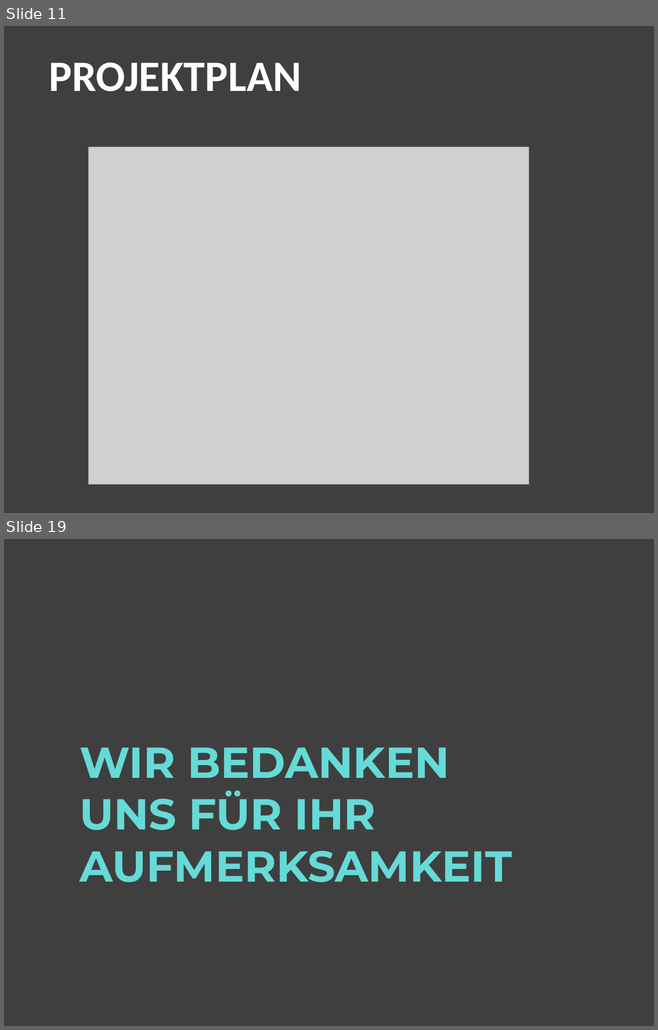
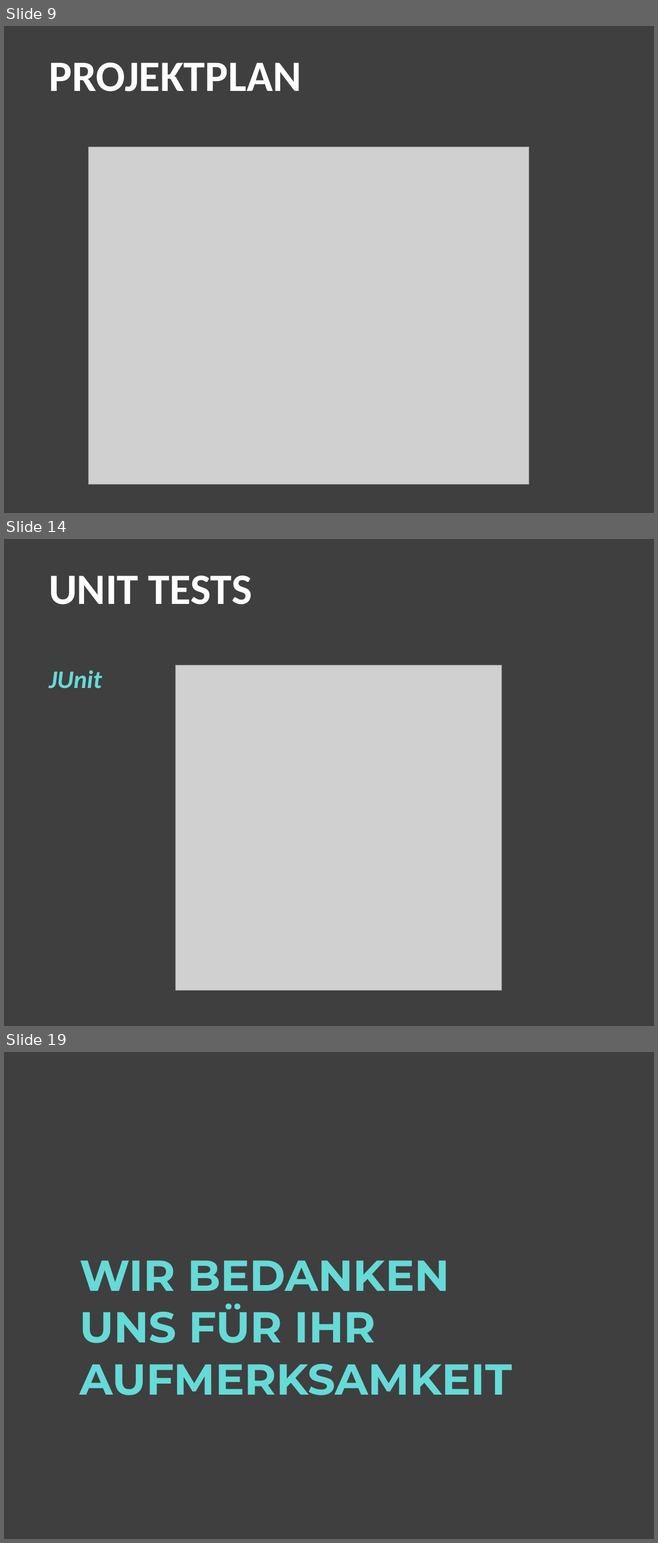
Before and after one commit to jeanin92/DieVerrueckteSightseeingtour, a slide deck: Presentation/abschlusspraesentation.pptx. Shown one above the other, each under a label of ours: slides 11 and 19 before the commit, slides 9, 14 and 19 after it; the slides between them are not shown. The pictures are 658x1030 and 658x1543 pixels, drawn with LibreOffice and Linux fonts; fonts in the diff are those of the drawing; grey boxes stand for pictures; background and template pictures are left out. Boxes give left, top, right and bottom in pixels: in the first picture for what was removed or moved away, otherwise in the second. Text is boxed around its words. In the diff, an @@ line names an element or a change of style, - is before the commit and + after.

```diff
--- a/Presentation/abschlusspraesentation.pptx
+++ b/Presentation/abschlusspraesentation.pptx
@@ slide 14 added at (x1=4, y1=539, x2=654, y2=1026), background picture (left out) @@
@@ text added at (x1=49, y1=576, x2=252, y2=605), 48 pt, text #FFFFFF, bold @@
+UNIT TESTS
@@ text added at (x1=49, y1=670, x2=101, y2=689), 28 pt, text #66DAD7, bold, italic @@
+JUnit
@@ picture added at (x1=176, y1=665, x2=502, y2=990) @@
@@ what was slide 11 is now slide 9 @@
```
Also in this commit, not shown: 11 slides changed, 3 other slides added, 4 slides removed, 5 other files.
